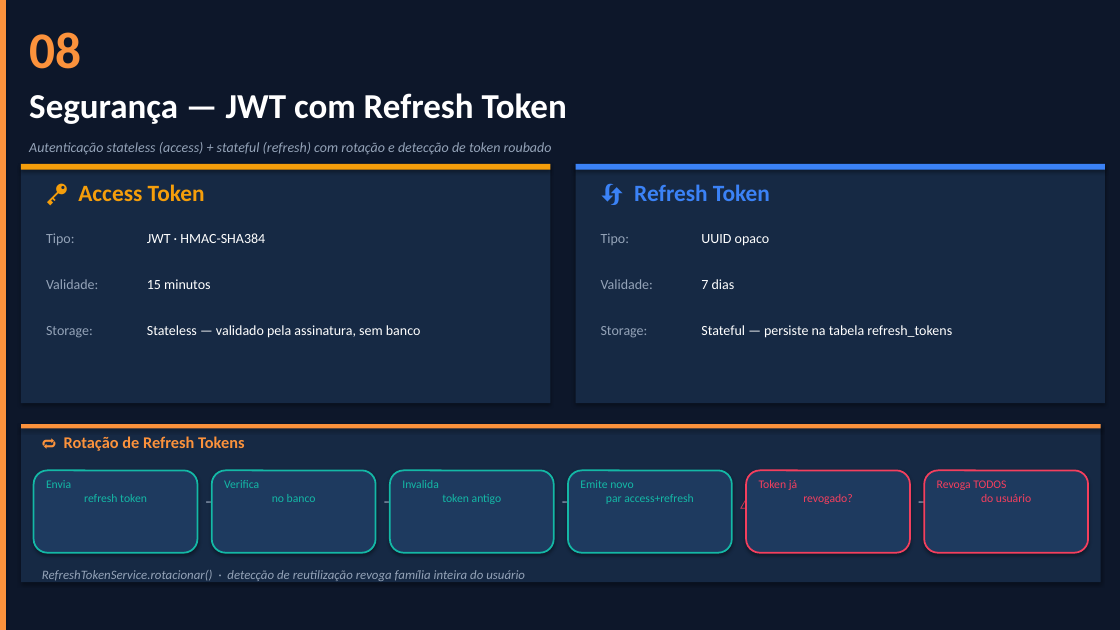
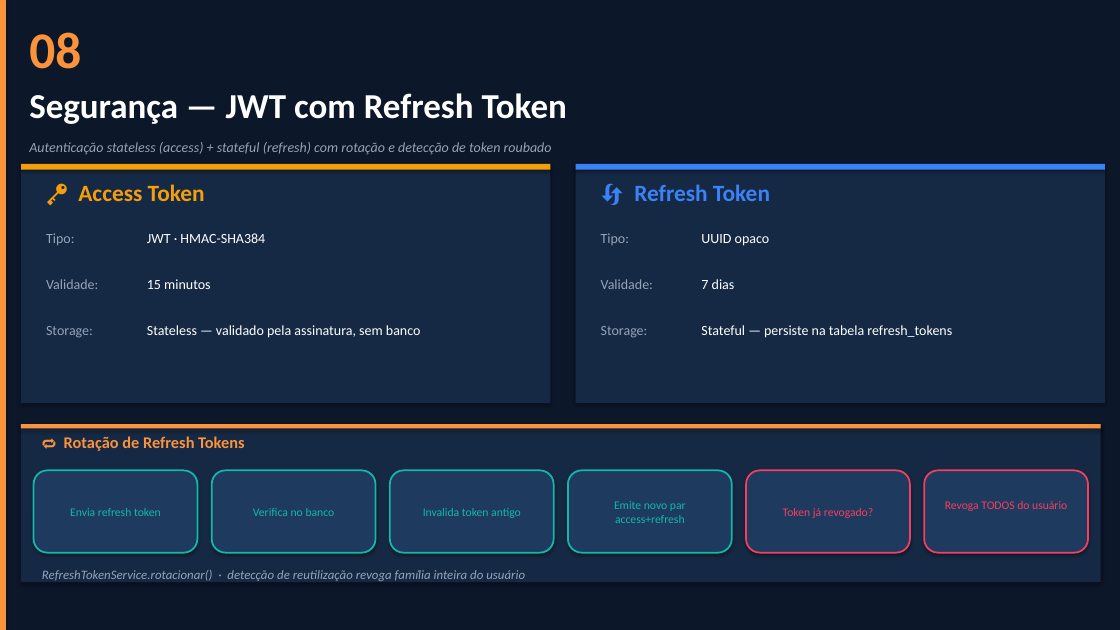
Before and after one commit to Guilherme-Fumagali/tech-challenge-1, a slide deck: slide 9 of docs/apresentacao.pptx. Drawn at 1120x630 pixels with LibreOffice and Linux fonts; fonts in the diff are those of the drawing. Boxes give left, top, right and bottom in pixels: in the first picture for what was removed or moved away, otherwise in the second. Text is boxed around its words. In the diff, an @@ line names an element or a change of style, - is before the commit and + after.

```diff
--- a/docs/apresentacao.pptx
+++ b/docs/apresentacao.pptx
@@ rectangle: place and size @@
-rectangle at [0,0,1120,630]
+rectangle at [6,0,1120,630]
@@ proportions changed in 6 elements at [34,471,197,553], [212,471,376,553], [390,471,554,553], [568,471,732,553], [746,471,910,553], [924,471,1088,553] @@
@@ text "Envia refresh token" rewrapped from [46,480,147,502] to [70,508,161,516] @@
@@ text removed at [197,487,214,529] @@
-→
@@ text "Verifica no banco" rewrapped from [224,480,316,502] to [253,508,335,516] @@
@@ text removed at [376,487,392,529] @@
-→
@@ text "Invalida token antigo" rewrapped from [402,480,502,504] to [423,508,521,518] @@
@@ text removed at [554,487,571,529] @@
-→
@@ text "Emite novo par access+refresh" rewrapped from [580,480,694,504] to [614,501,686,523] @@
@@ text removed at [732,487,749,529] @@
-⚠
@@ text "Token já revogado?" rewrapped from [759,480,852,504] to [783,508,873,518] @@
@@ text removed at [910,487,927,529] @@
-→
@@ text "Revoga TODOS do usuário" rewrapped from [937,480,1031,502] to [945,501,1067,511] @@
```
Also in this commit, not shown: 9 other slides changed, 2 slides added, 1 slide removed, 4 other files.
